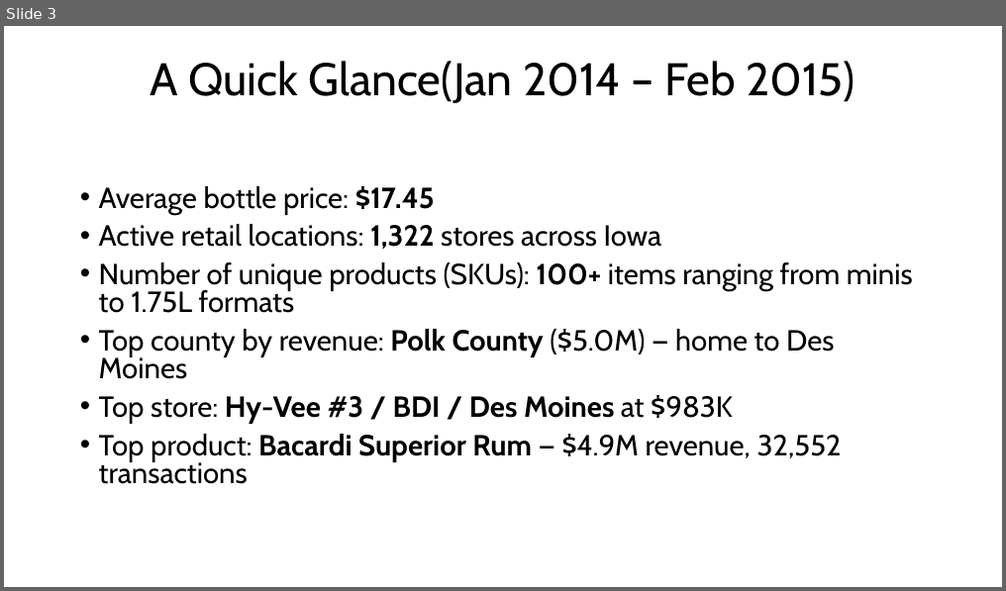
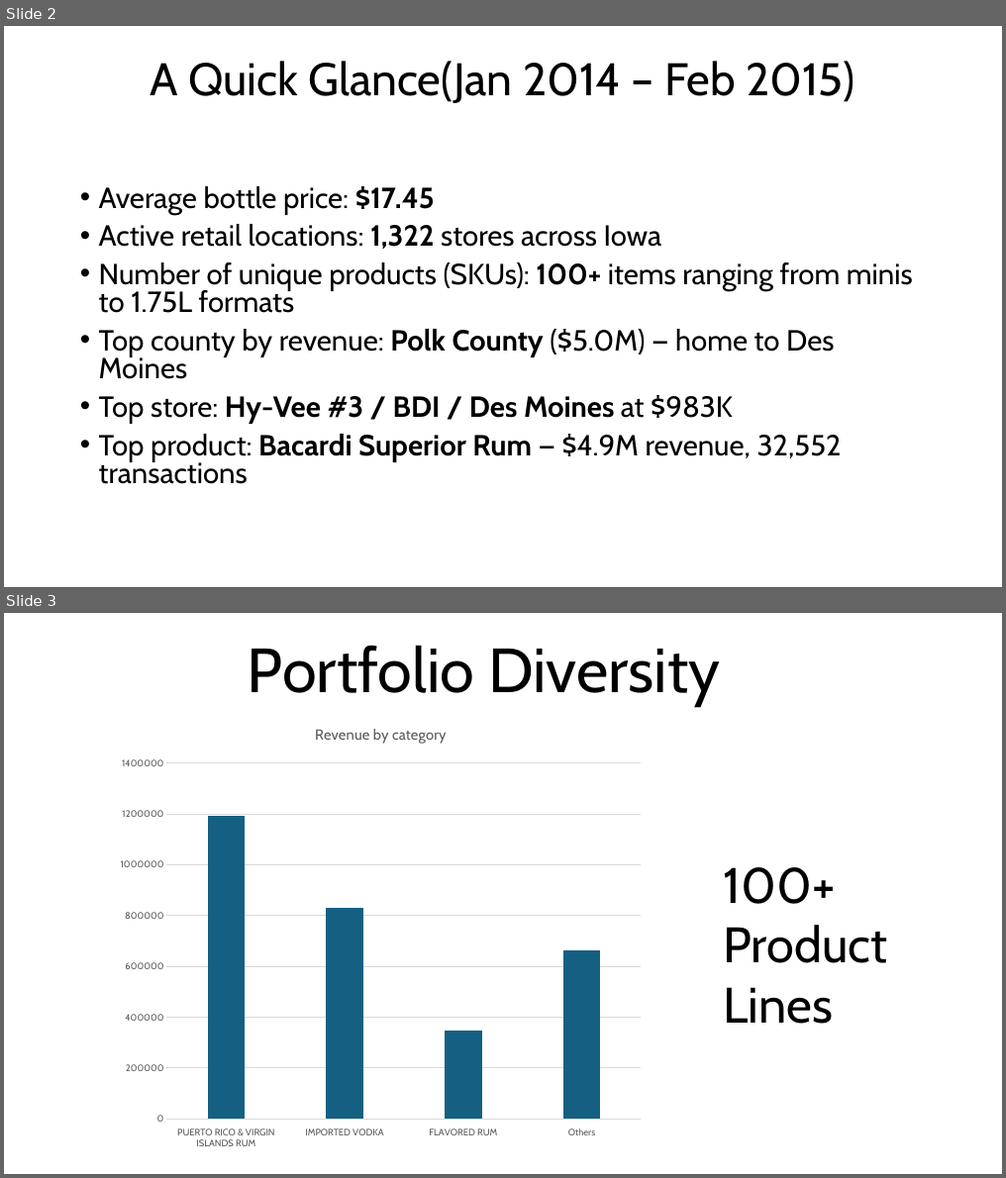
Before and after one commit to OKRR66/data-analytics, a slide deck: week-04/Bacardi_Analysis.odp. Shown one above the other, each under a label of ours: slide 3 before the commit, slides 2 and 3 after it. The pictures are 1006x591 and 1006x1178 pixels, drawn with LibreOffice and Linux fonts; fonts in the diff are those of the drawing. Boxes give left, top, right and bottom in pixels: in the first picture for what was removed or moved away, otherwise in the second. Text is boxed around its words. In the diff, an @@ line names an element or a change of style, - is before the commit and + after.

```diff
--- a/week-04/Bacardi_Analysis.odp
+++ b/week-04/Bacardi_Analysis.odp
@@ slide 3 added at [4,613,1002,1174], background #FFFFFF @@
@@ title added at [248,645,720,707], 60 pt, text #000000 @@
+Portfolio Diversity
@@ column chart added at [110,709,651,1159] @@
+title "Revenue by category"
+categories: PUERTO RICO & VIRGIN ISLANDS RUM, IMPORTED VODKA, FLAVORED RUM, Others
+Series 1: 1190000, 830000, 350000, 660000
@@ text added at [723,867,887,1024], 48 pt, text #000000 @@
+100+ Product Lines
@@ what was slide 3 is now slide 2 @@
```
Also in this commit, not shown: 1 slide changed, 8 other slides added, 1 slide removed, 15 other files.
